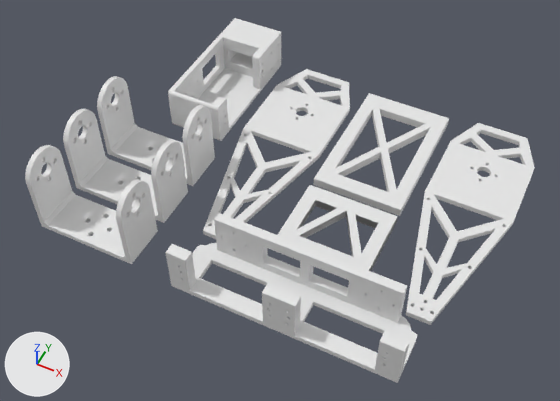
The Blender file robot6Feet/docs/3D/blender/foot_parts.blend: old version first, new version second.
Camera for both pictures: a camera (50 mm lens) standing at (64.1, -224.6, 225.2) and looking at (-23.9, -48.6, 5.2). The axes (+X, +Y, +Z) are drawn at lower left. The lights are the same throughout.

Script lines for the objects in view, before the commit:
```python
me_cylinder_004 = bpy.data.meshes.new('Cylinder.004')
me_cylinder_004.from_pydata(...)  # 1623 vertices, 2985 faces; spans x -7.0..20.5, y -5.1..3.9, z -1.0..7.8
me_cylinder_008 = bpy.data.meshes.new('Cylinder.008')
me_cylinder_008.from_pydata(...)  # 2668 vertices, 4385 faces; spans x -7.1..34.0, y -5.2..4.1, z -1.0..6.3
me_footside_x_8_002 = bpy.data.meshes.new('Footside X 8.002')
me_footside_x_8_002.from_pydata(...)  # 1412 vertices, 2984 faces; spans x -114.0..51.0, y 2.0..149.0, z 0.0..3.0
ob_cylinder_001 = bpy.data.objects.new('Cylinder.001', me_cylinder_008)
ob_cylinder_001.location = (-27.6, -74.0, 10.7)
ob_cylinder_001.rotation_euler = (1.571, 0.0, 0.0)  # degrees (90, 0, 0)
ob_cylinder_001.scale = (2.07, 2.07, 3.8)
ob_cylinder_004 = bpy.data.objects.new('Cylinder.004', me_cylinder_004)
ob_cylinder_004.location = (-87.4, -11.8, 10.3)
ob_cylinder_004.rotation_euler = (1.571, 0.0, 1.571)  # degrees (90, 0, 90)
ob_cylinder_004.scale = (2.07, 2.07, 3.15)
ob_footside_x_8_001 = bpy.data.objects.new('Footside X 8.001', me_footside_x_8_002)
ob_footside_x_8_001.location = (22.3, -73.4, -0.4)
ob_footside_x_8_001.scale = (0.7, 0.7, 0.7)
# also in view: 'Trochanter x 8.001' at (-80.6, -65.5, 16.0); 'Foot Support Short X 8.001' at (0.2, -19.7, 1.6); 'Trochanter x 8.002' at (-80.6, -87.4, 16.0); 'Trochanter x 8' at (-80.6, -44.2, 16.0); 'Foot Support Short X 8' at (0.2, -50.2, 1.6)
```
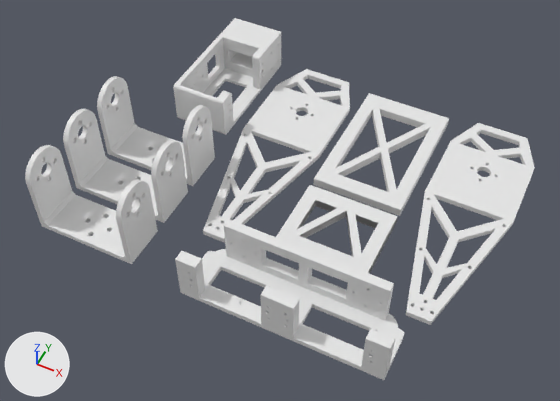
Diff of the bpy script that builds the scene:
```diff
--- a/robot6Feet/docs/3D/blender/foot_parts.blend.py
+++ b/robot6Feet/docs/3D/blender/foot_parts.blend.py
@@ me_cylinder_008 @@
 # used by ob_cylinder_001; location = (-27.6, -74.0, 10.7); rotation_euler = (1.571, 0.0, 0.0), in degrees (90, 0, 0); scale = (2.07, 2.07, 3.8)
-me_cylinder_008.from_pydata(...)  # 2668 vertices, 4385 faces; spans x -7.1..34.0, y -5.2..4.1, z -1.0..6.3
+me_cylinder_008.from_pydata(...)  # 2668 vertices, 4385 faces; spans x -5.0..32.0, y -5.2..4.1, z -1.0..6.3
+# me_cylinder_008 part 1: 638 of the vertices in x -7.1..4.1, y -5.2..4.1, z 0.1..6.3 are moved by (2.1, 0.0, 0.0)
+# me_cylinder_008 part 2: 550 of the vertices in x 22.8..34.0, y -5.2..4.1, z 0.1..6.3 are moved by (-2.0, 0.0, 0.0)
@@ me_cylinder_004 @@
 # used by ob_cylinder_004; location = (-87.4, -11.8, 10.3); rotation_euler = (1.571, 0.0, 1.571), in degrees (90, 0, 90); scale = (2.07, 2.07, 3.15)
-me_cylinder_004.from_pydata(...)  # 1623 vertices, 2985 faces; spans x -7.0..20.5, y -5.1..3.9, z -1.0..7.8
+me_cylinder_004.from_pydata(...)  # 1651 vertices, 3008 faces; spans x -4.9..20.5, y -5.1..3.9, z -1.0..7.8
+# me_cylinder_004 part 3: 486 vertices moved from x -6.6..11.6, y -5.1..3.9, z 0.3..7.8 to x -4.6..11.6, y -5.1..3.9, z 0.3..7.8; 352 vertices removed from x -7.0..8.4, y -5.1..3.9, z -1.0..7.8; 380 vertices added at x -4.9..10.3, y -5.1..3.9, z -1.0..7.8
@@ ob_cylinder_001 @@
 ob_cylinder_001 = bpy.data.objects.new('Cylinder.001', me_cylinder_008)
-ob_cylinder_001.location = (-27.6, -74.0, 10.7)
+ob_cylinder_001.location = (-27.6, -75.0, 10.7)
 ob_cylinder_001.rotation_euler = (1.571, 0.0, 0.0)  # degrees (90, 0, 0)
```

Boxes [x1, y1, x2, y2] around the edits, measured in the pictures (560 x 401 px; the box of a moved part takes in the faces that stretch with it):
'Cylinder.001', reshaped, moved (9% narrower)
    before: [166, 213, 417, 383]
    after: [175, 219, 404, 380]
'Cylinder.004', reshaped
    before: [168, 18, 281, 141]
    after: [173, 18, 281, 134]
part 1 of me_cylinder_008, moved or reshaped
    before: [166, 213, 303, 331]
    after: [175, 219, 302, 334]
part 2 of me_cylinder_008, moved or reshaped
    before: [301, 266, 417, 383]
    after: [299, 269, 404, 380]
part 3 of me_cylinder_004, moved or reshaped
    before: [168, 38, 266, 141]
    after: [173, 38, 266, 134]
